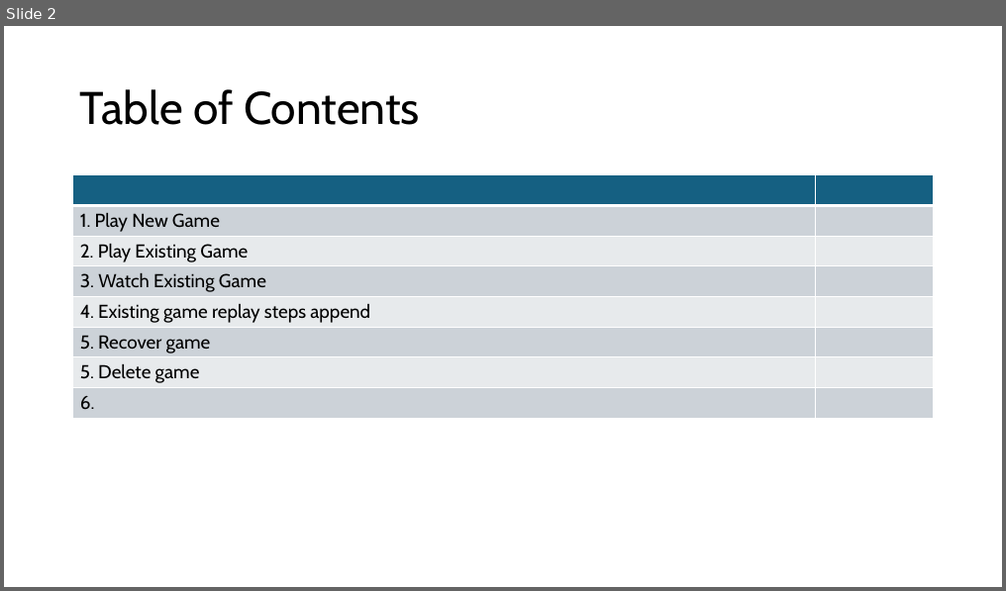
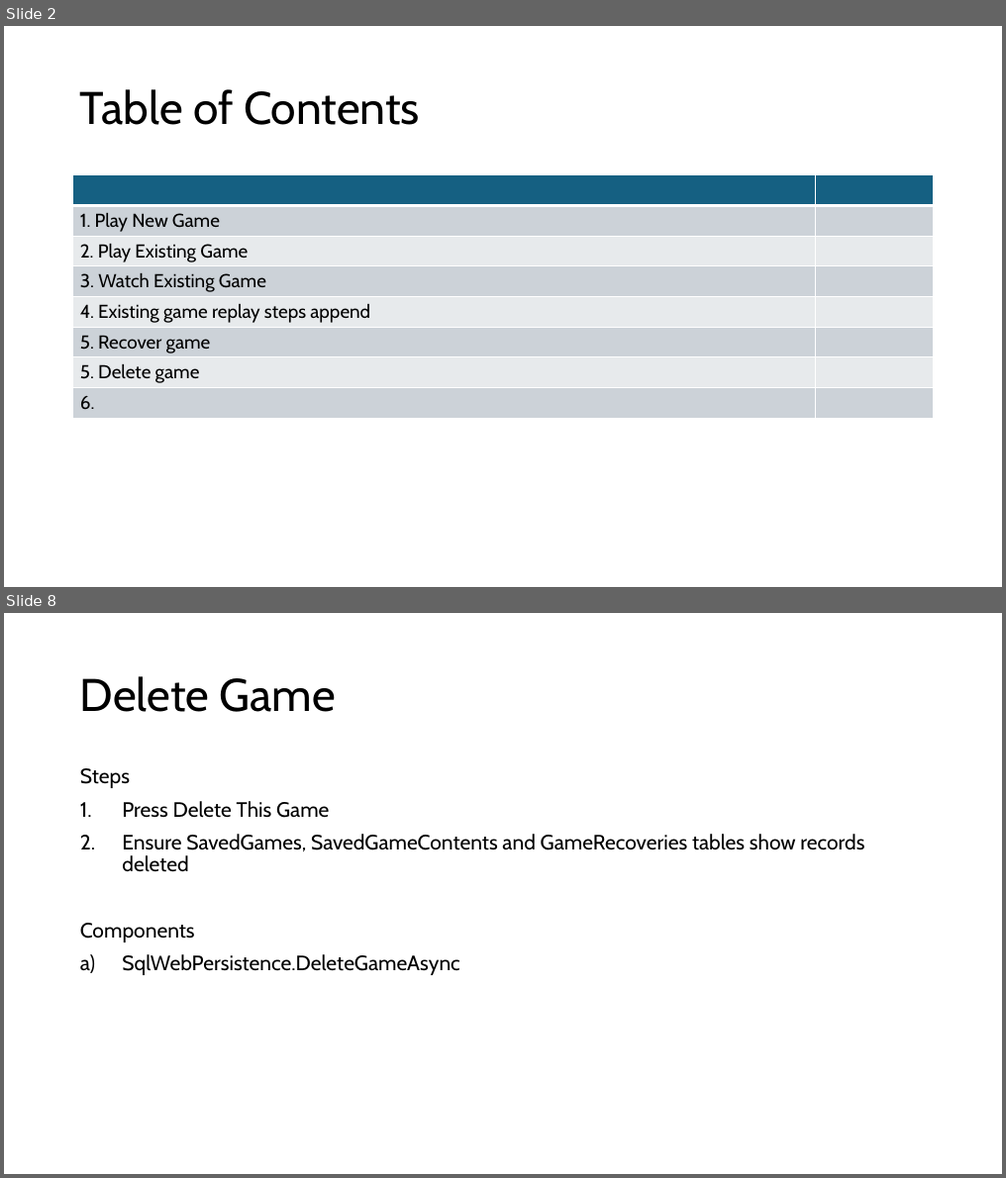
Before and after one commit to marcjohnston/AngbandOS, a slide deck: Documents/Web Front-End Test Cases.pptx. Shown one above the other, each under a label of ours: slide 2 before the commit, slides 2 and 8 after it; the slides between them are not shown. The pictures are 1006x591 and 1006x1178 pixels, drawn with LibreOffice and Linux fonts; fonts in the diff are those of the drawing. Boxes give left, top, right and bottom in pixels: in the first picture for what was removed or moved away, otherwise in the second. Text is boxed around its words. In the diff, an @@ line names an element or a change of style, - is before the commit and + after.

Commit message:
Move cached attributes into the Game object. Updates for the Web.

```diff
--- a/Documents/Web Front-End Test Cases.pptx
+++ b/Documents/Web Front-End Test Cases.pptx
@@ slide 8 added at box(4, 613, 1002, 1174), background #FFFFFF @@
@@ title added at box(80, 676, 336, 712), 44 pt, text #000000 @@
+Delete Game
@@ text added at box(80, 768, 864, 975), 20 pt, text #000000 @@
+Steps
+1. Press Delete This Game
+2. Ensure SavedGames, SavedGameContents and GameRecoveries tables show records deleted
+Components
+a) SqlWebPersistence.DeleteGameAsync
```
Also in this commit, not shown: 3 slides changed, 3 other slides added, 28 other files.
